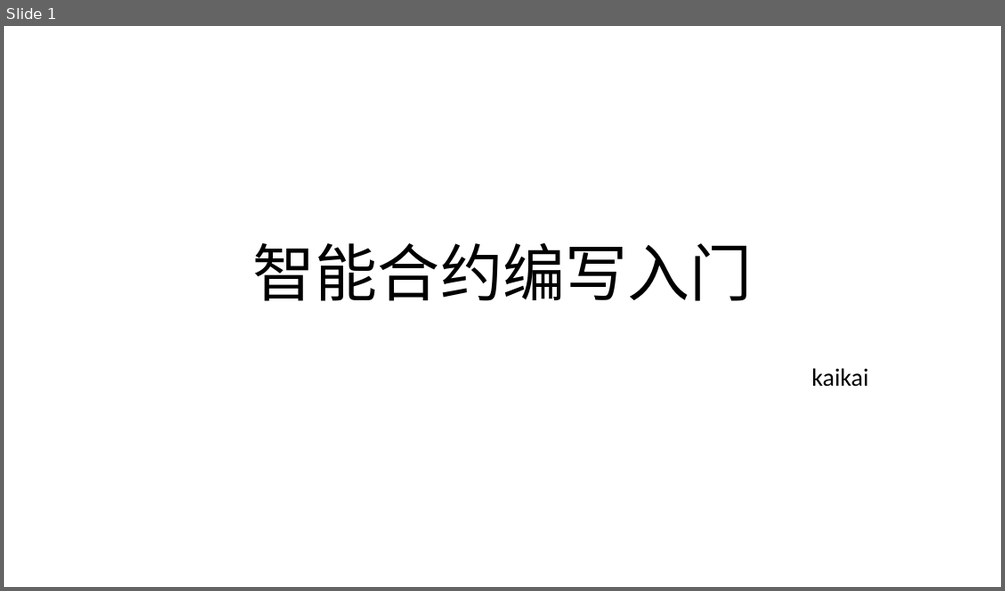
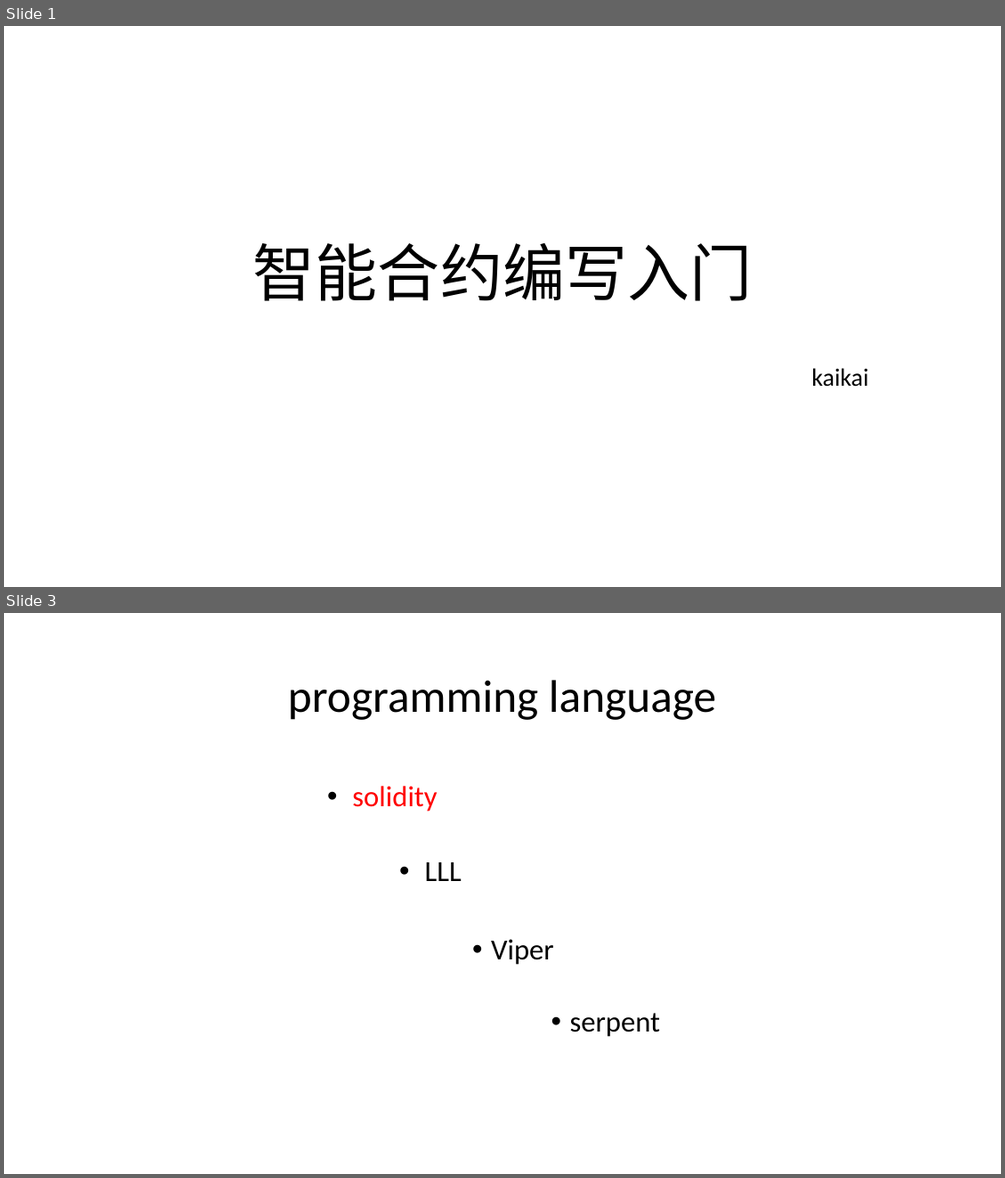
Before and after one commit to kaikai1024/ethereum-me, a slide deck: 智能合约编写入门.pptx. Shown one above the other, each under a label of ours: slide 1 before the commit, slides 1 and 3 after it; the slides between them are not shown. The pictures are 1005x591 and 1005x1178 pixels, drawn with LibreOffice and Linux fonts; fonts in the diff are those of the drawing. Boxes give left, top, right and bottom in pixels: in the first picture for what was removed or moved away, otherwise in the second. Text is boxed around its words. In the diff, an @@ line names an element or a change of style, - is before the commit and + after.

```diff
--- a/智能合约编写入门.pptx
+++ b/智能合约编写入门.pptx
@@ slide 3 added at [4,613,1001,1174], background #FFFFFF @@
@@ title added at [288,680,716,720], 44 pt, text #000000 @@
+programming language
@@ text added at [352,786,437,811], 28 pt, text #FF0000 @@
+• solidity
@@ text added at [425,862,461,881], 28 pt, text #000000 @@
+• LLL
@@ text added at [491,939,554,965], 28 pt, text #000000 @@
+• Viper
@@ text added at [570,1013,660,1037], 28 pt, text #000000 @@
+• serpent
```
Also in this commit, not shown: 2 other slides added, 1 slide removed.
